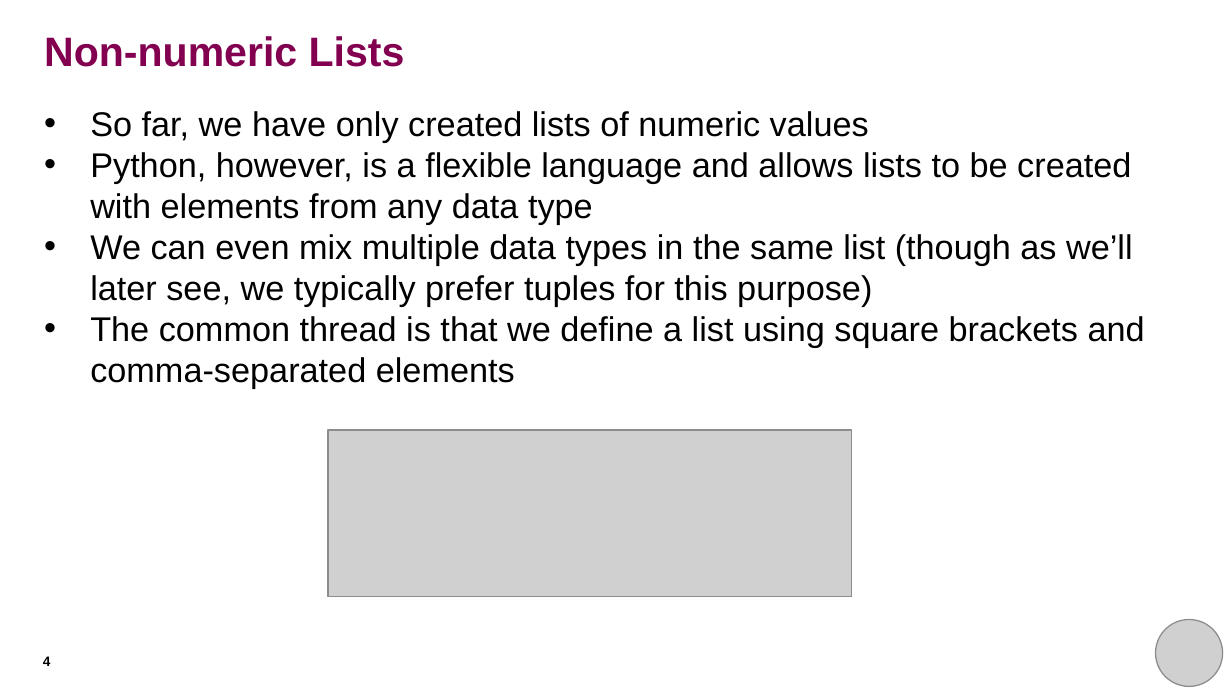
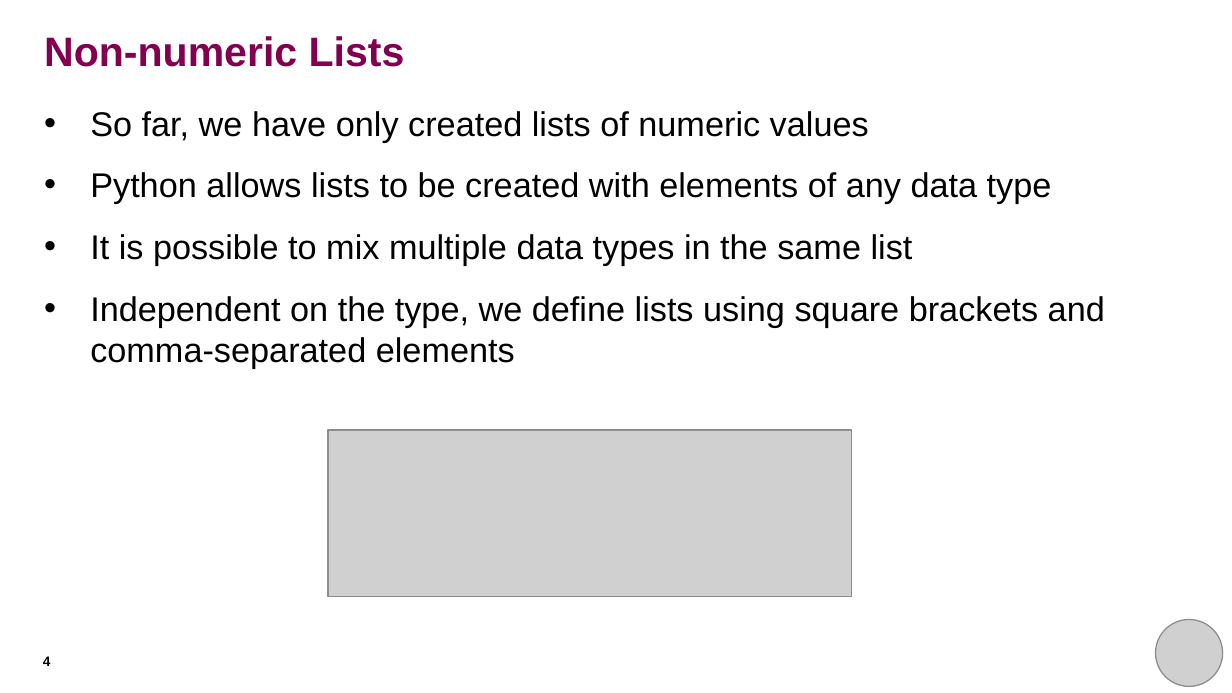
Before and after one commit to rkhetani/beginners-python, a slide deck: slide 4 of session_four/session_four_presentation.pptx. Drawn at 1232x693 pixels with LibreOffice and Linux fonts; fonts in the diff are those of the drawing; grey boxes stand for pictures. Boxes give left, top, right and bottom in pixels: in the first picture for what was removed or moved away, otherwise in the second. Text is boxed around its words. In the diff, an @@ line names an element or a change of style, - is before the commit and + after.

Commit message:
Updated session 4 slides
- updated text of most slides to make it more concise
- increased line spacing
- highlighted key concepts with bold characters
- highlighted puzzle slides with a different background

```diff
--- a/session_four/session_four_presentation.pptx
+++ b/session_four/session_four_presentation.pptx
@@ text at (90,172,1105,368): text changed @@
-• Python, however, is a flexible language and allows lists to be created with elements from any data type
-• We can even mix multiple data types in the same list (though as we’ll later see, we typically prefer tuples for this purpose)
-• The common thread is that we define a list using square brackets and comma-separated elements
+• Python allows lists to be created with elements of any data type
+• It is possible to mix multiple data types in the same list
+• Independent on the type, we define lists using square brackets and comma-separated elements
```
Also in this commit, not shown: 18 other slides changed.
